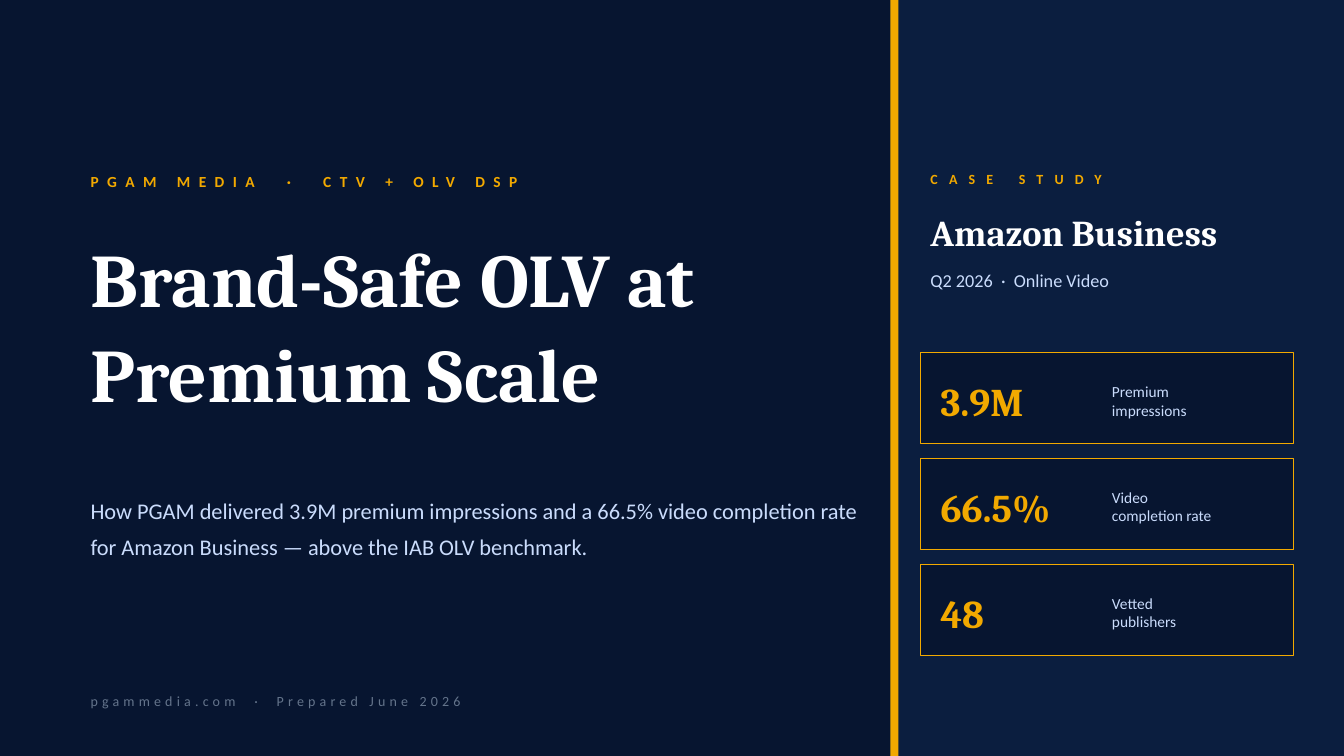
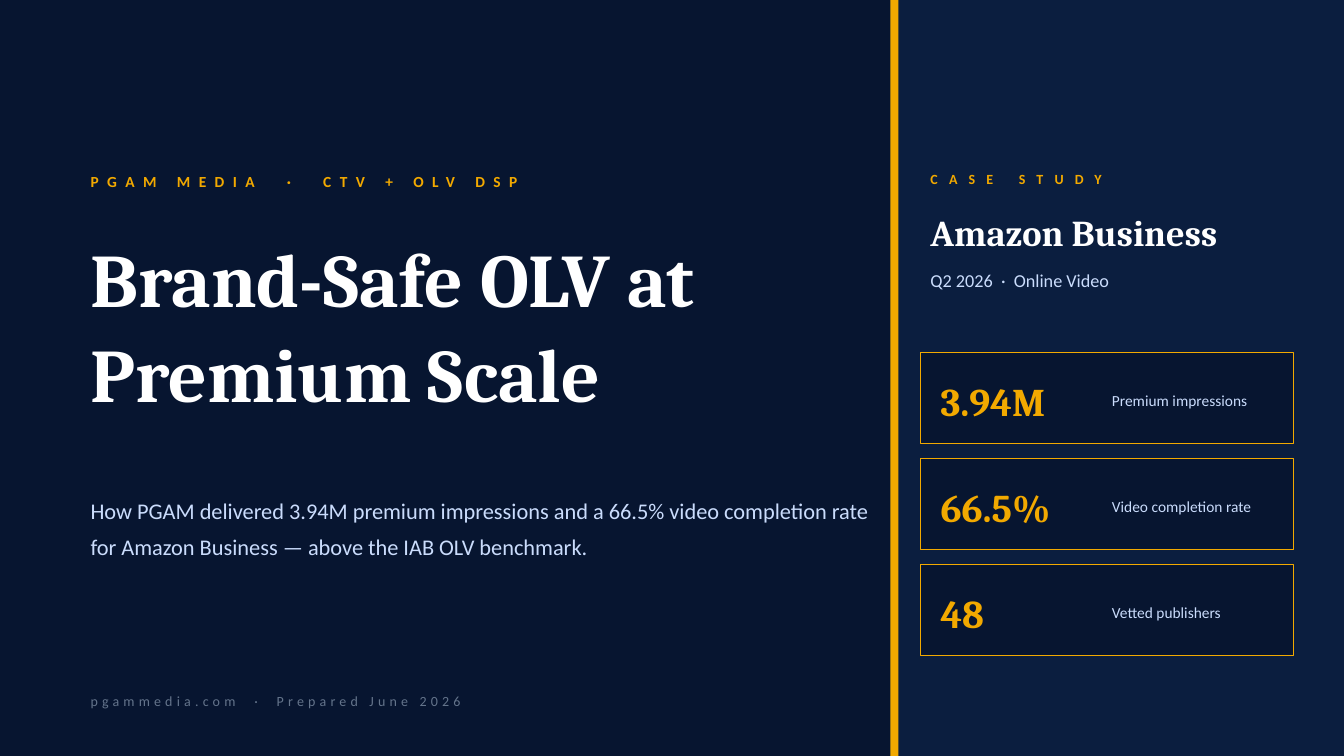
Before and after one commit to mastap150/pgam-intelligence, a slide deck: slide 1 of case_study_deck/PGAM_Case_Study_Amazon_Business_OLV.pptx. Drawn at 1344x756 pixels with LibreOffice and Linux fonts; fonts in the diff are those of the drawing. Boxes give left, top, right and bottom in pixels: in the first picture for what was removed or moved away, otherwise in the second. Text is boxed around its words. In the diff, an @@ line names an element or a change of style, - is before the commit and + after.

```diff
--- a/case_study_deck/PGAM_Case_Study_Amazon_Business_OLV.pptx
+++ b/case_study_deck/PGAM_Case_Study_Amazon_Business_OLV.pptx
@@ text at <box>941,389,1046,417</box>: text changed @@
-3.9M
+3.94M
@@ text at <box>1112,395,1247,409</box>: text changed @@
-Premium
-impressions
+Premium impressions
@@ text at <box>91,503,868,555</box>: text changed @@
-How PGAM delivered 3.9M premium impressions and a 66.5% video completion rate for Amazon Business — above the IAB OLV benchmark.
+How PGAM delivered 3.94M premium impressions and a 66.5% video completion rate for Amazon Business — above the IAB OLV benchmark.
@@ text at <box>1112,501,1251,515</box>: text changed @@
-Video
-completion rate
+Video completion rate
@@ text at <box>1112,607,1220,621</box>: text changed @@
-Vetted
-publishers
+Vetted publishers
```
Also in this commit, not shown: 5 other slides changed, 1 other file.
